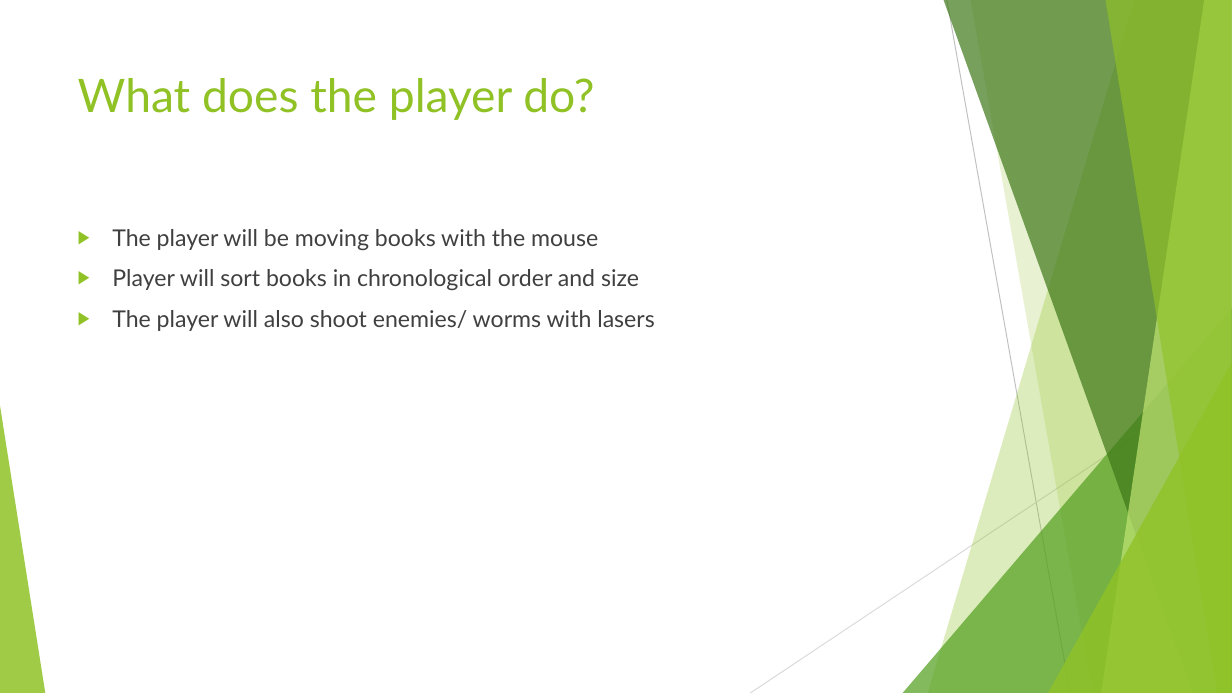
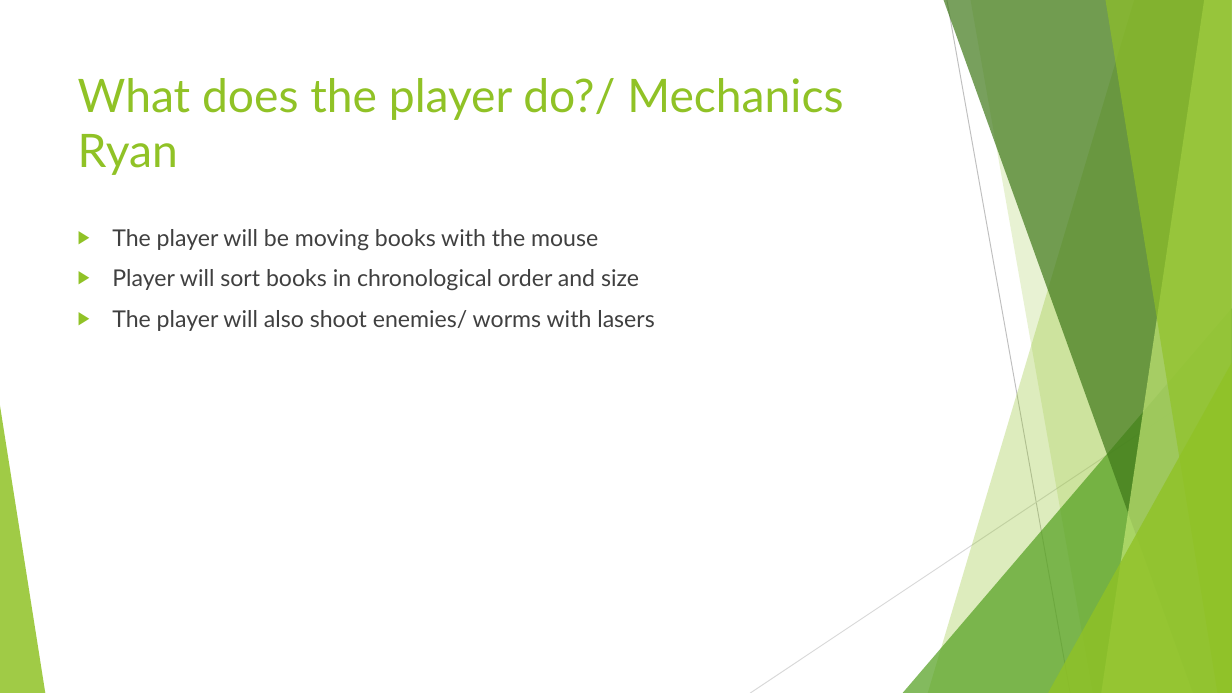
Before and after one commit to UoSGamesGroups/first-semester-l4-5-group-14, a slide deck: slide 5 of Group 14.pptx (slide 4 before the commit). Drawn at 1232x693 pixels with LibreOffice and Linux fonts; fonts in the diff are those of the drawing. Boxes give left, top, right and bottom in pixels: in the first picture for what was removed or moved away, otherwise in the second. Text is boxed around its words. In the diff, an @@ line names an element or a change of style, - is before the commit and + after.

```diff
--- a/Group 14.pptx
+++ b/Group 14.pptx
@@ title at (78,78,843,175): text changed @@
-What does the player do?
+What does the player do?/ Mechanics Ryan
```
Also in this commit, not shown: 4 other slides changed, 1 slide added, 1 slide removed.
